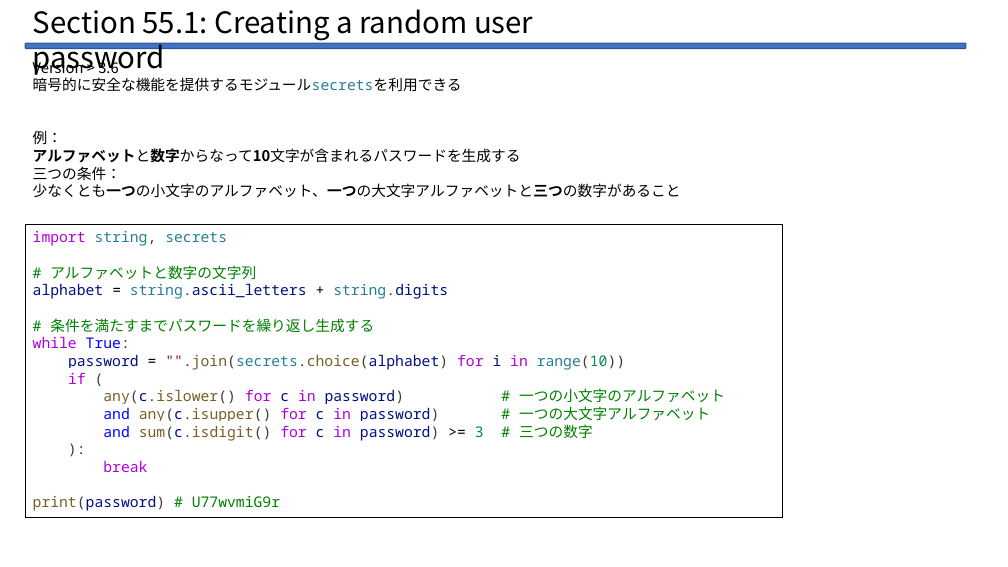
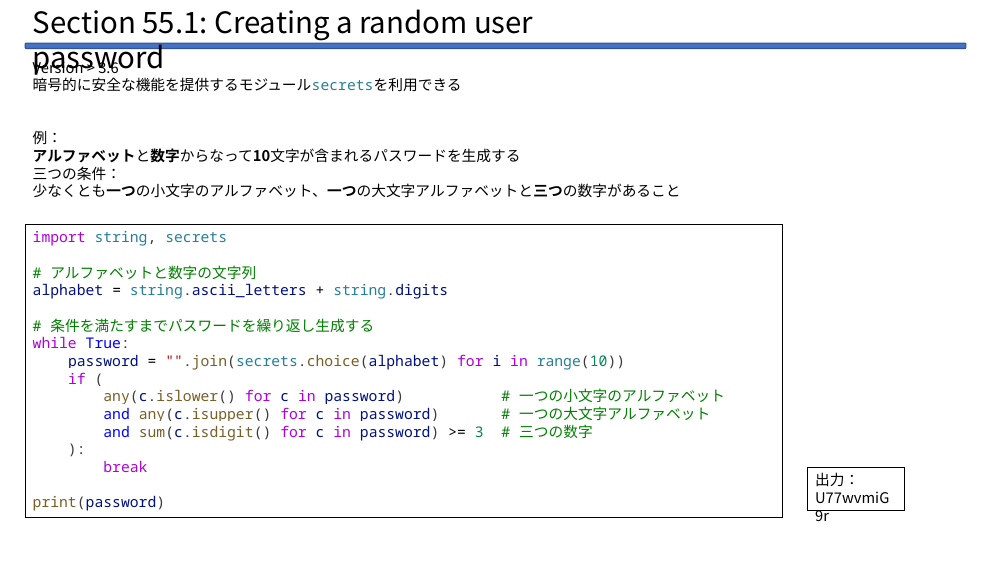
Before and after one commit to Legolas9999/zemi, a slide deck: slide 16 of lcj_zemi_python.pptx. Drawn at 1008x567 pixels with LibreOffice and Linux fonts; fonts in the diff are those of the drawing. Boxes give left, top, right and bottom in pixels: in the first picture for what was removed or moved away, otherwise in the second. Text is boxed around its words. In the diff, an @@ line names an element or a change of style, - is before the commit and + after.

```diff
--- a/lcj_zemi_python.pptx
+++ b/lcj_zemi_python.pptx
@@ rectangle added at bbox=[808, 467, 904, 510], outline #000000 0.75 pt, 14 pt, text #000000 @@
+出力：
+U77wvmiG9r
@@ text in rectangle at bbox=[33, 495, 166, 511]: text changed; text colour #008000 to #001080 @@
-print(password) # U77wvmiG9r
+print(password)
```
Also in this commit, not shown: 2 other slides changed, 3 slides added, 1 other file.
